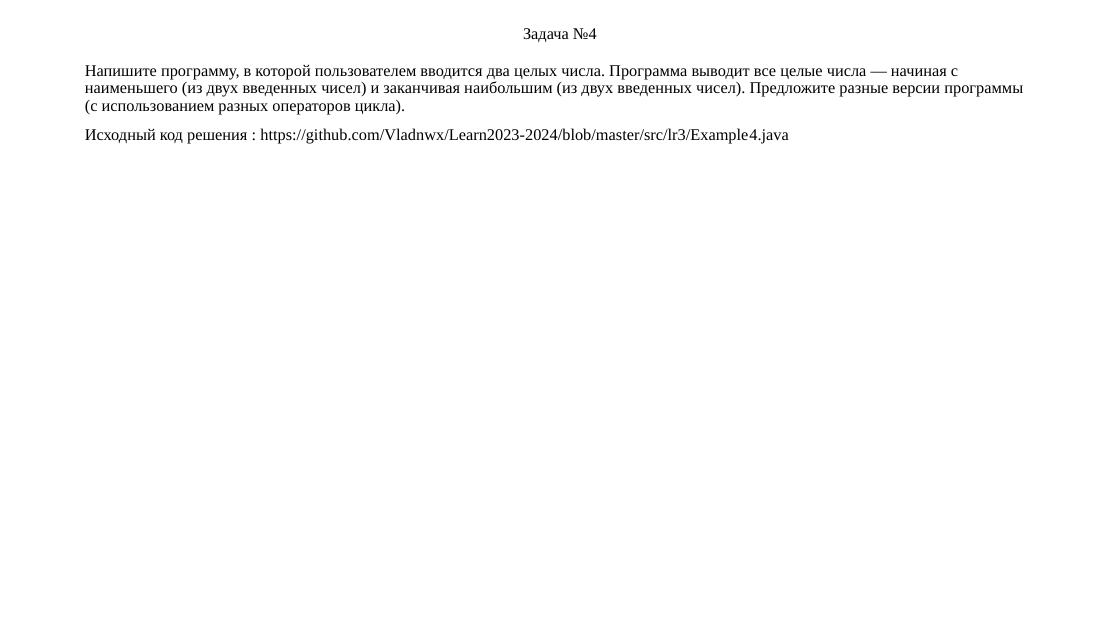
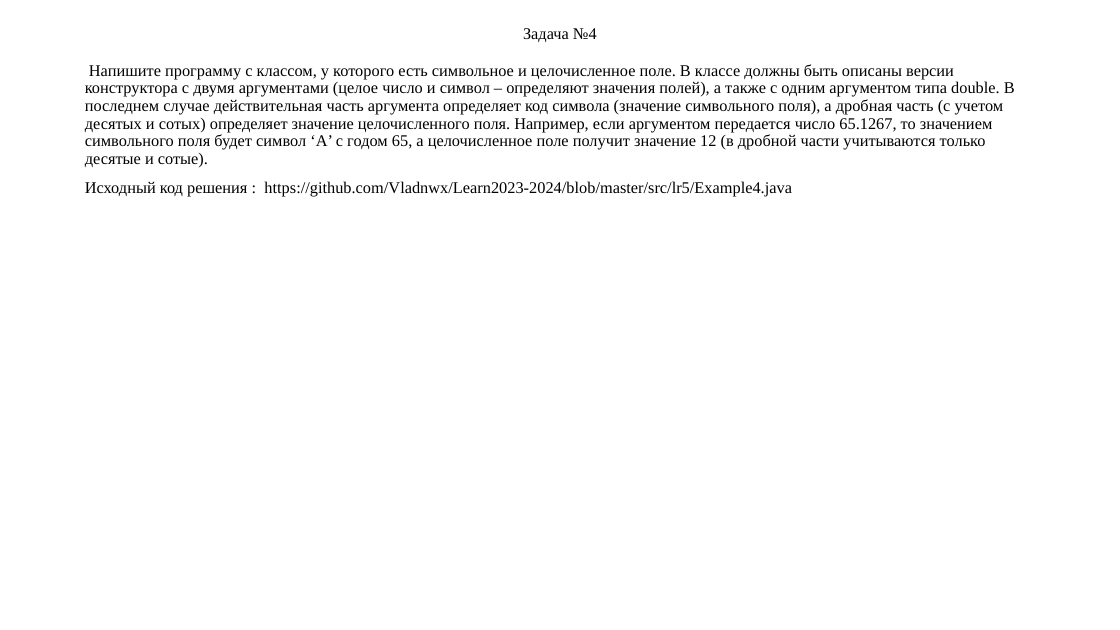
Before and after one commit to Vladnwx/Learn2023-2024, a slide deck: slide 6 of src/lr5/РИЗ-130916у Савельев В.Н. Отчет о выполнении ЛР5.pptx. Drawn at 1120x630 pixels with LibreOffice and Linux fonts; fonts in the diff are those of the drawing. Boxes give left, top, right and bottom in pixels: in the first picture for what was removed or moved away, otherwise in the second. Text is boxed around its words. In the diff, an @@ line names an element or a change of style, - is before the commit and + after.

```diff
--- a/src/lr5/РИЗ-130916у Савельев В.Н. Отчет о выполнении ЛР5.pptx
+++ b/src/lr5/РИЗ-130916у Савельев В.Н. Отчет о выполнении ЛР5.pptx
@@ text at (85,64,1015,197): text changed @@
-Напишите программу, в которой пользователем вводится два целых числа. Программа выводит все целые числа — начиная с наименьшего (из двух введенных чисел) и заканчивая наибольшим (из двух введенных чисел). Предложите разные версии программы (с использованием разных операторов цикла).
-Исходный код решения : https://github.com/Vladnwx/Learn2023-2024/blob/master/src/lr3/Example4.java
+Напишите программу с классом, у которого есть символьное и целочисленное поле. В классе должны быть описаны версии конструктора с двумя аргументами (целое число и символ – определяют значения полей), а также с одним аргументом типа double. В последнем случае действительная часть аргумента определяет код символа (значение символьного поля), а дробная часть (с учетом десятых и сотых) определяет значение целочисленного поля. Например, если аргументом передается число 65.1267, то значением символьного поля будет символ ‘A’ с годом 65, а целочисленное поле получит значение 12 (в дробной части учитываются только десятые и сотые).
+Исходный код решения : https://github.com/Vladnwx/Learn2023-2024/blob/master/src/lr5/Example4.java
```
Also in this commit, not shown: 8 other slides changed, 4 slides removed.
